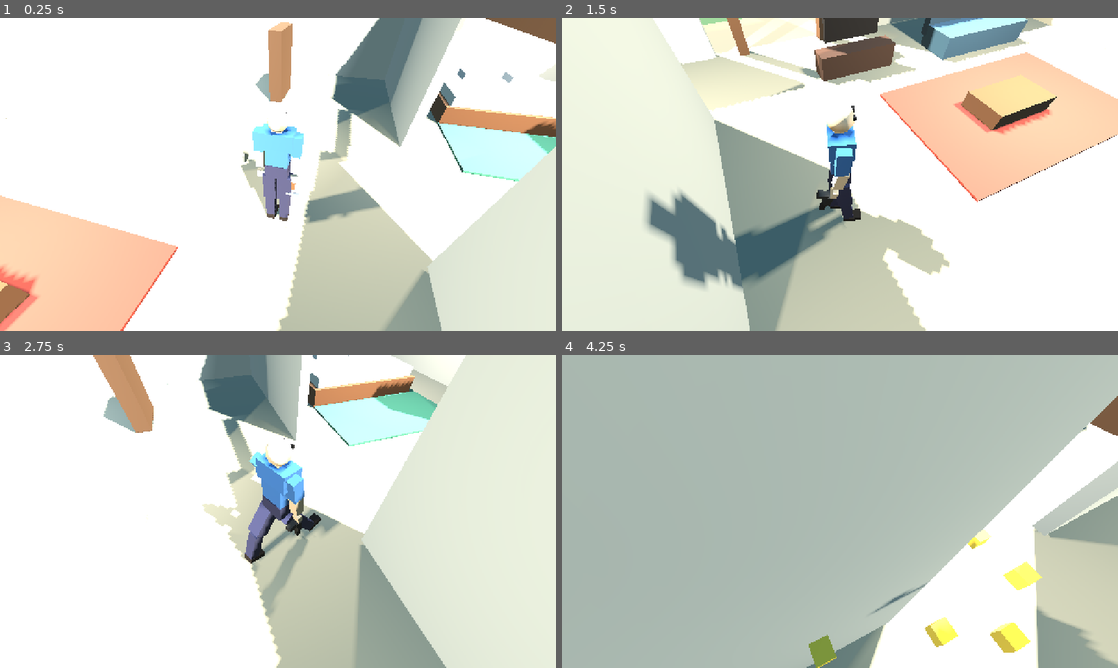
Above: before the commit, frames 1-4 (two rows, left to right).
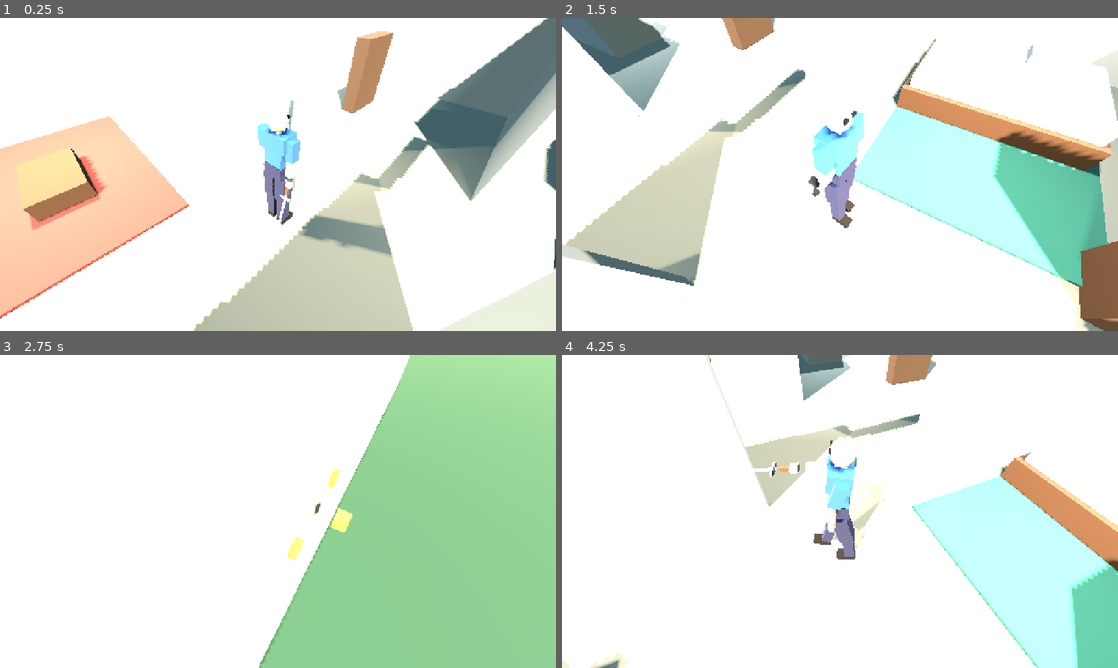
Above: after the commit, the same moments.

Repository: dannyswat/threed
Game: Godot game, scene res://scenes/Main.tscn
Same seed, same stepped clock (60 frames per second), same inputs: the game is played once before the commit and once after it.
Inputs:
- Up to frame 1 (0.25 s): no input
- Up to frame 2 (1.5 s): hold D 0.53-1.28 s; hold X 0.53-1.28 s; hold S from 1.28 s (still down); tap G at 1.35 s
- Up to frame 3 (2.75 s): release S at 2.03 s; hold D from 2.03 s (still down); hold X from 2.03 s (still down)
- Up to frame 4 (4.25 s): release D at 2.78 s; release X at 2.78 s; hold W 2.78-3.53 s; tap G at 2.85 s; hold A from 3.53 s (still down); hold X from 3.53 s (still down)

The runs differ from the first frame. In frame 1, 47% of the frame differs, in the area x 0-100%, y 0-100%; in frame 2, 80%; in frame 3, 54%; in frame 4, 92%.

Commit message:
Fix moving

Diff:
--- a/scripts/follow_camera.gd
+++ b/scripts/follow_camera.gd
@@ -14,12 +14,15 @@
 var target: Node3D
 var transparent_materials: Dictionary = {}  # Track original materials for restoration
 
+# Fixed world-space 45-degree offset direction (camera always comes from the same world angle)
+const CAMERA_OFFSET_DIR := Vector3(1.0, 0.0, 1.0)  # Will be normalized at use
+
 func _ready() -> void:
 	set_as_top_level(true)
 	target = get_node_or_null(target_path) as Node3D
 	if target != null:
-		var back := target.global_transform.basis.z
-		global_position = target.global_position + back * follow_distance + Vector3.UP * follow_height
+		var offset := CAMERA_OFFSET_DIR.normalized()
+		global_position = target.global_position + offset * follow_distance + Vector3.UP * follow_height
 		look_at(target.global_position + Vector3(0.0, look_height, 0.0), Vector3.UP)
 
 func _is_indoors(position: Vector3) -> bool:
@@ -33,15 +36,15 @@
 		if target == null:
 			return
 
-	# Trail behind and to the side of the player at 45 degrees
-	var back := target.global_transform.basis.z
-	var right := target.global_transform.basis.x
-	var diagonal := (back + right * 0.5).normalized()
+	# Fixed world-space 45-degree diagonal — does not depend on player facing direction.
+	# Using player's basis caused a spiral: movement direction changed player rotation,
+	# which shifted the camera, which shifted movement direction, etc.
+	var offset := CAMERA_OFFSET_DIR.normalized()
 
 	# Determine camera distance based on indoor/outdoor status
 	var current_distance := follow_distance_indoor if _is_indoors(target.global_position) else follow_distance
 
-	var desired_position := target.global_position + diagonal * current_distance + Vector3.UP * follow_height
+	var desired_position := target.global_position + offset * current_distance + Vector3.UP * follow_height
 	var weight := 1.0 - exp(-smoothing * delta)
 	global_position = global_position.lerp(desired_position, weight)
 	look_at(target.global_position + Vector3(0.0, look_height, 0.0), Vector3.UP)
